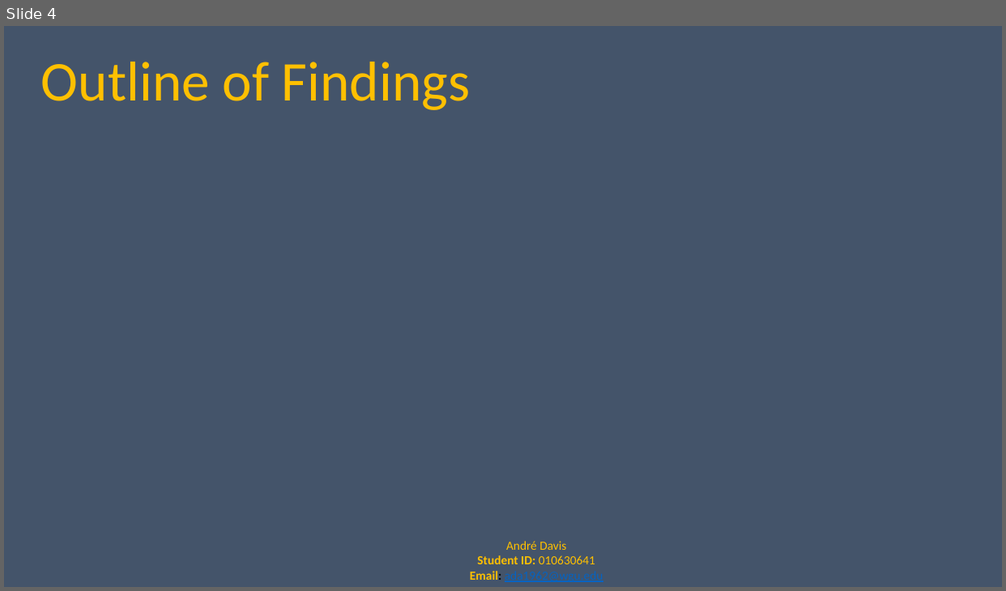
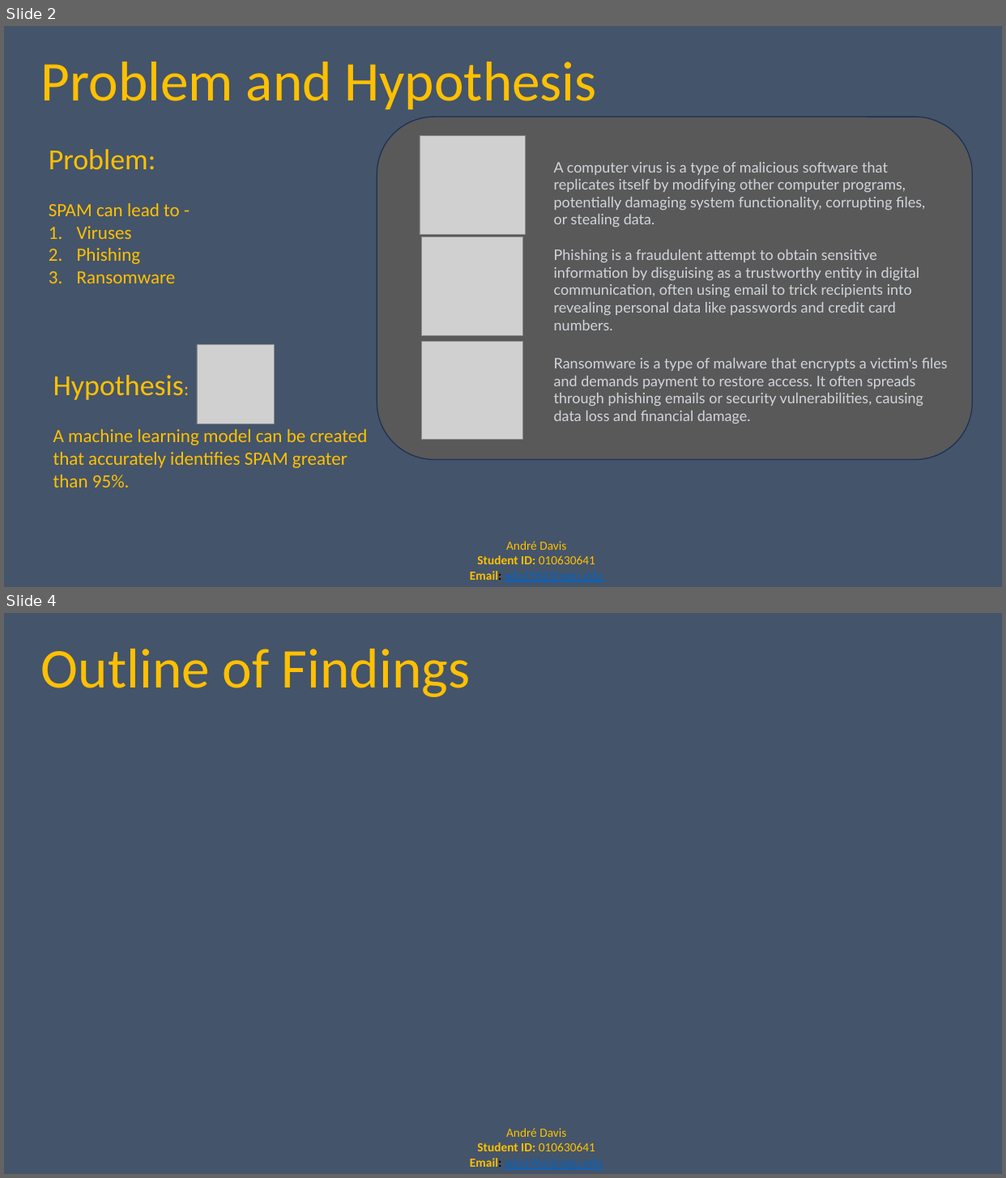
Before and after one commit to CubicleJockey/WGU.MSDA, a slide deck: Classes/D214 - Data Analytics Graduate Capstone/Performance Assessment(s)/Task 3/D214-nkm2-task3-presentation-of-findings.pptx. Shown one above the other, each under a label of ours: slide 4 before the commit, slides 2 and 4 after it; the slides between them are not shown. The pictures are 1006x591 and 1006x1178 pixels, drawn with LibreOffice and Linux fonts; fonts in the diff are those of the drawing; grey boxes stand for pictures; background and template pictures are left out. Boxes give left, top, right and bottom in pixels: in the first picture for what was removed or moved away, otherwise in the second. Text is boxed around its words. In the diff, an @@ line names an element or a change of style, - is before the commit and + after.

```diff
--- a/Classes/D214 - Data Analytics Graduate Capstone/Performance Assessment(s)/Task 3/D214-nkm2-task3-presentation-of-findings.pptx
+++ b/Classes/D214 - Data Analytics Graduate Capstone/Performance Assessment(s)/Task 3/D214-nkm2-task3-presentation-of-findings.pptx
@@ slide 2 added at [4, 26, 1002, 587], background #44546A; not listed: 1 template element that a slide beside it also shows @@
@@ title added at [41, 62, 596, 109], 54 pt, text #FFC000 @@
+Problem and Hypothesis
@@ text added at [49, 149, 180, 284], 18 pt, text #FFC000 @@
+Problem:
+SPAM can lead to -
+1. Viruses
+2. Phishing
+3. Ransomware
@@ picture added at [197, 345, 275, 425] @@
@@ group added at [377, 117, 972, 459]: 3 pictures, 3 texts, 1 rounded rectangle @@
+A computer virus is a type of malicious software that replicates itself by modifying other computer programs, potentially damaging system functionality, corrupting files, or stealing data.
+Phishing is a fraudulent attempt to obtain sensitive information by disguising as a trustworthy entity in digital communication, often using email to trick recipients into revealing personal data like passwords and credit card numbers.
+Ransomware is a type of malware that encrypts a victim's files and demands payment to restore access. It often spreads through phishing emails or security vulnerabilities, causing data loss and financial damage.
@@ text added at [53, 375, 368, 488], 18 pt, text #FFC000 @@
+Hypothesis:
+A machine learning model can be created that accurately identifies SPAM greater than 95%.
```
Also in this commit, not shown: 1 slide changed, 1 other slide added, 2 slides removed.
